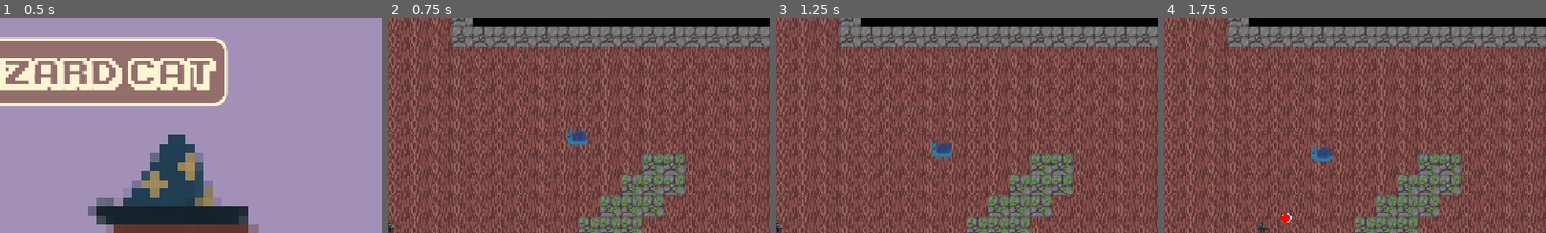
Above: before the commit, frames 1-4 (left to right).
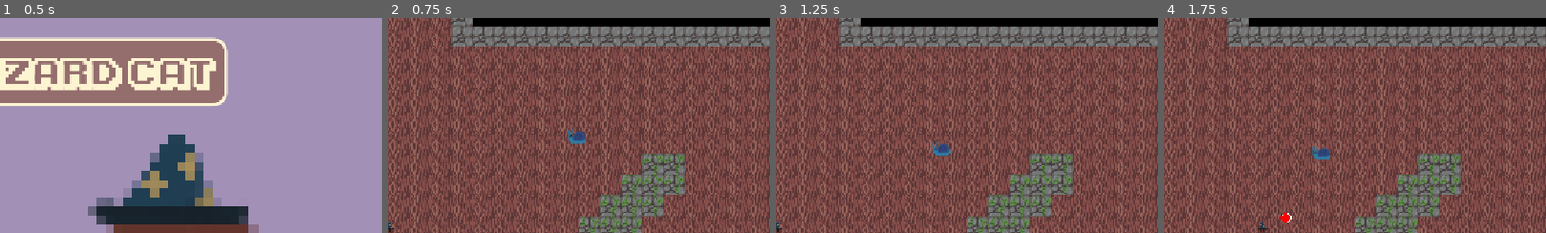
Above: after the commit, the same moments.

Repository: teganmy/wizard-cat-cat-wizard
Game: Godot game, scene res://main.tscn
Two runs of this game, one before a commit and one after it. Both use one fixed random seed, a clock stepped at 60 frames per second and the inputs below.
Inputs (mouse positions are % of the whole screen's width and height, from its top left):
- Up to frame 1 (0.5 s): no input
- Up to frame 2 (0.75 s): click "New Game" at 0.5 s
- Up to frame 3 (1.25 s): no input
- Up to frame 4 (1.75 s): move the mouse to (72, 45) at 1.27 s; hold Right (player_right) from 1.28 s (still down); tap Space (fire) at 1.35 s
The pictures show only the part of the screen within x 50-100%, y 0-50%; the shares and areas given below are measured in that part.

Frame 1 is identical in both runs. In frame 2, 0.2% of the frame differs, in the area x 46-53%, y 51-60%; in frame 3, 0.2%; in frame 4, 0.2%, in the area x 38-45%, y 58-68%.

Commit message:
Forgot to save before commit

Diff:
--- a/wizard-cat-game/enemy.tscn
+++ b/wizard-cat-game/enemy.tscn
@@ -20,12 +20,10 @@
 shooter = NodePath("AreaShooter")
 
 [node name="Sprite2D" type="Sprite2D" parent="." unique_id=2067645128]
-scale = Vector2(1.2, 1.2)
 texture = ExtResource("1_7k104")
 
 [node name="CollisionShape2D" type="CollisionShape2D" parent="." unique_id=55011735]
 position = Vector2(0, 1)
-scale = Vector2(1.2, 1.2)
 shape = SubResource("CircleShape2D_4gyqm")
 
 [node name="Health" type="Node" parent="." unique_id=1320739586]
@@ -42,7 +40,6 @@
 
 [node name="CollisionShape2D" type="CollisionShape2D" parent="Hurtbox" unique_id=337809357]
 position = Vector2(0, 1)
-scale = Vector2(1.2, 1.2)
 shape = SubResource("CircleShape2D_7gw0c")
 
 [node name="AreaShooter" type="Node2D" parent="." unique_id=1718760392]
